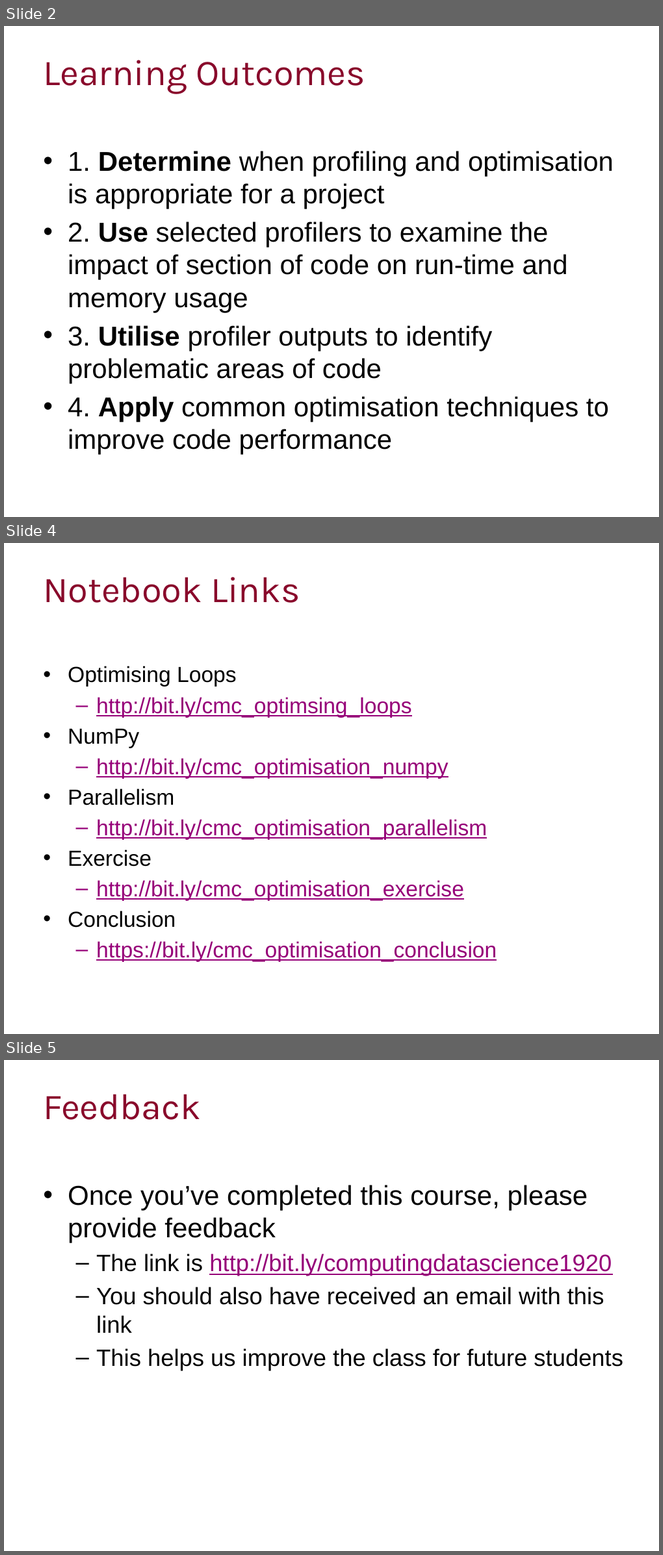
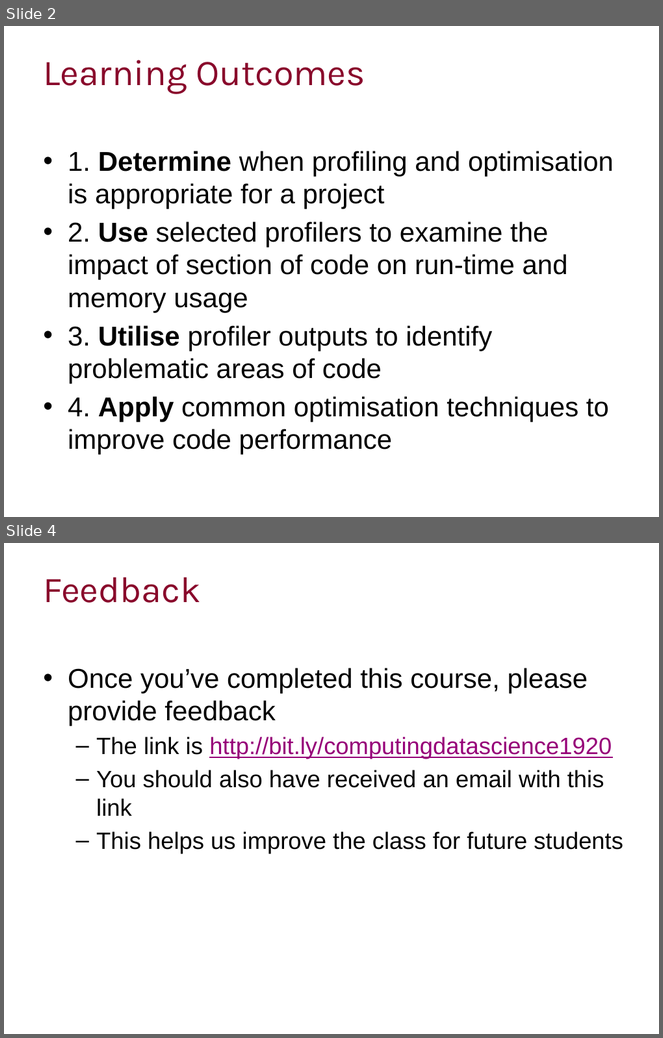
Before and after one commit to ImperialCollegeLondon/RCDS-profiling-and-optimisation-in-python, a slide deck: Proifling and Optimisation in Python Slides.pptx. Shown one above the other, each under a label of ours: slides 2, 4 and 5 before the commit, slides 2 and 4 after it; the slides between them are not shown. The pictures are 663x1555 and 663x1038 pixels, drawn with LibreOffice and Linux fonts; fonts in the diff are those of the drawing; background and template pictures are left out. Boxes give left, top, right and bottom in pixels: in the first picture for what was removed or moved away, otherwise in the second. Text is boxed around its words. In the diff, an @@ line names an element or a change of style, - is before the commit and + after.

```diff
--- a/Proifling and Optimisation in Python Slides.pptx
+++ b/Proifling and Optimisation in Python Slides.pptx
@@ slide 4 removed at (4, 543, 659, 1034), background #FFFFFF @@
@@ title removed at (43, 577, 300, 603) @@
-Notebook Links
@@ text removed at (68, 666, 497, 962) @@
-• Optimising Loops
-  – http://bit.ly/cmc_optimsing_loops
-• NumPy
-  – http://bit.ly/cmc_optimisation_numpy
-• Parallelism
-  – http://bit.ly/cmc_optimisation_parallelism
-• Exercise
-  – http://bit.ly/cmc_optimisation_exercise
-• Conclusion
-  – https://bit.ly/cmc_optimisation_conclusion
@@ what was slide 5 is now slide 4 @@
```
Also in this commit, not shown: 1 slide changed, 7 other files.
